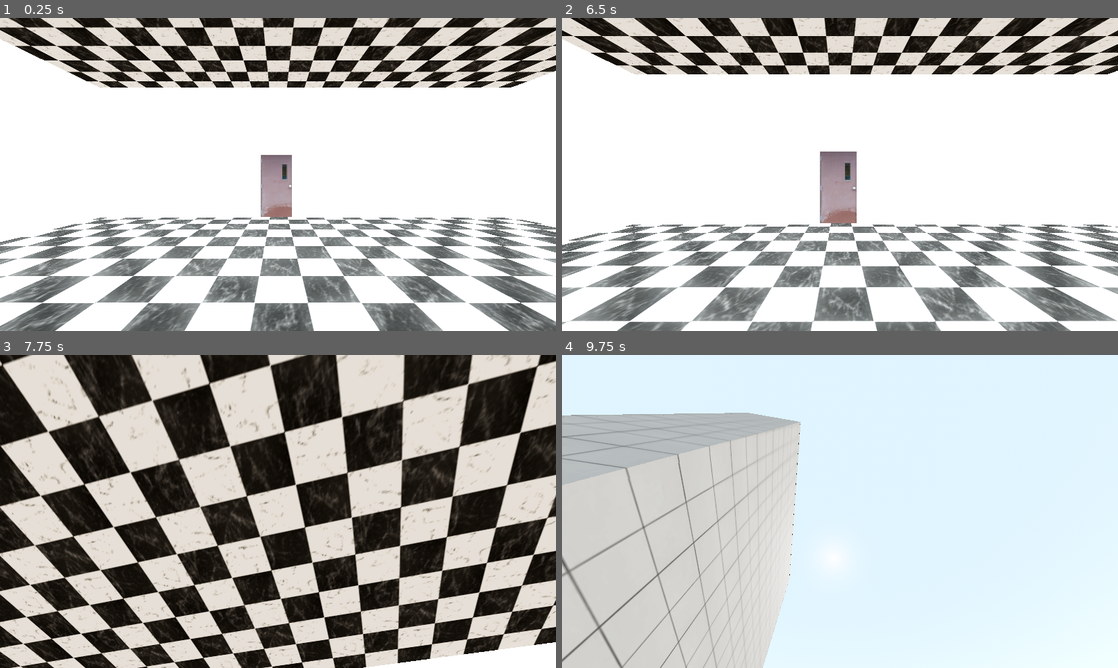
Above: before the commit, frames 1-4 (two rows, left to right).
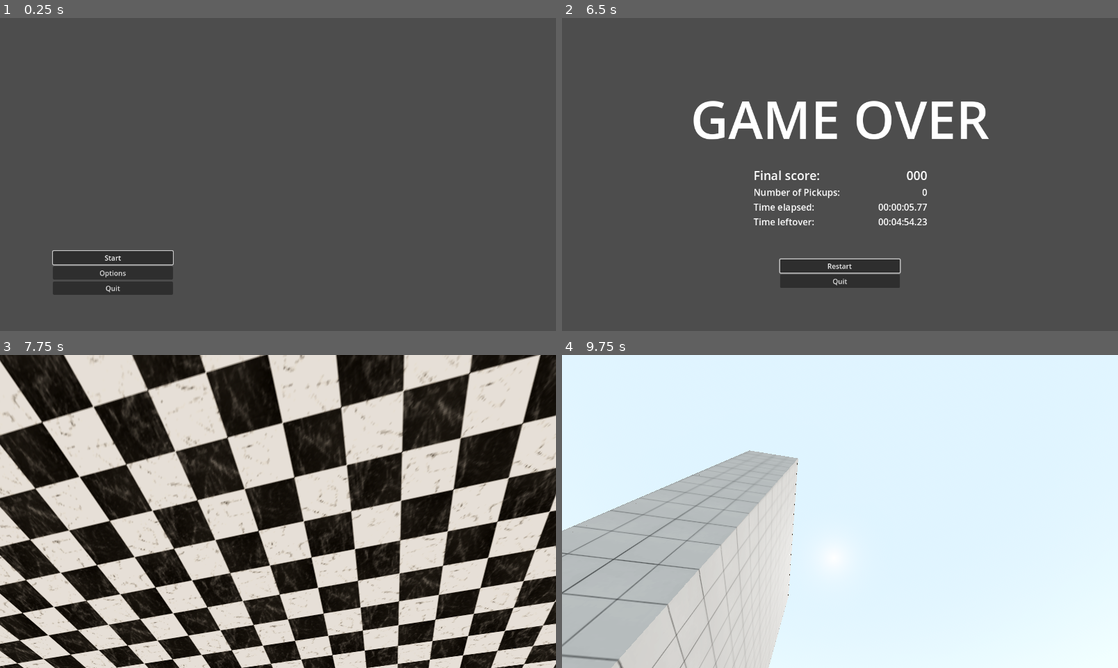
Above: after the commit, the same moments.

Repository: Bri0n/runrotgame
Game: Godot game, scene res://scenes/main_menu.tscn
Same seed, same stepped clock (60 frames per second), same inputs: the game is played once before the commit and once after it. Before the commit the project starts from res://scenes/main.tscn.
Inputs (mouse positions are in pixels of both pictures, inside the frame that each line leads up to):
- Up to frame 1 (0.25 s): no input
- Up to frame 2 (6.5 s): click (673, 259) at 0.5 s, where only the run after the commit has a clickable "Start"; tap Enter at 1.25, 4.25, 5.75 s; move the mouse to (867, 174) at 1.27 s; hold E (interact) 1.28-2.03 s; hold W (move_forward) from 1.28 s (still down); click (867, 174) at 1.42 s; tap Space (jump) at 1.52, 2.27, 3.5, 3.77, 4.52, 5, 5.27 s; move the mouse to (812, 174) at 2.02 s; tap P (noclip) at 2.1 s; click (812, 174) at 2.17 s; move the mouse to (851, 168) at 2.77 s; hold Shift (sprint) 2.78-3.53 s; click (851, 168) at 2.92 s; move the mouse to (834, 180) at 3.52 s; tap E (interact) at 3.6 s; click (834, 180) at 3.67 s; move the mouse to (878, 177) at 4.27 s; hold P (noclip) 4.28-5.03 s; click (878, 177) at 4.42 s; move the mouse to (795, 171) at 5.02 s; tap Shift (sprint) at 5.1 s; click (795, 171) at 5.17 s; move the mouse to (845, 174) at 5.77 s; hold E (interact) from 5.78 s (still down); click (845, 174) at 5.92 s
- Up to frame 3 (7.75 s): release W (move_forward) at 6.5 s; release E (interact) at 6.5 s; click (278, 602) at 6.5 s, where only the run after the commit has a clickable "Restart"; tap Space (jump) at 7.25, 7.52 s; move the mouse to (255, 505) at 7.27 s; hold D (move_right) from 7.28 s (still down); tap P (noclip) at 7.35 s; click (255, 505) at 7.42 s
- Up to frame 4 (9.75 s): move the mouse to (867, 511) at 8.02 s; release D (move_right) at 8.03 s; hold Shift (sprint) 8.03-8.78 s; hold W (move_forward) from 8.03 s (still down); click (867, 511) at 8.17 s; tap Space (jump) at 8.27, 9.02 s; move the mouse to (812, 511) at 8.77 s; tap E (interact) at 8.85 s; click (812, 511) at 8.92 s; move the mouse to (851, 505) at 9.52 s; hold P (noclip) from 9.53 s (still down); click (851, 505) at 9.67 s

The runs differ from the first frame. In frame 1, 97% of the frame differs, in the area x 0-100%, y 0-100%; in frame 2, 96%; in frame 3, 88%; in frame 4, 23%.

Commit message:
Game over screen, simple sistema de pickups

Diff:
--- a/project.godot
+++ b/project.godot
@@ -11,7 +11,7 @@
 [application]
 
 config/name="Runrot"
-run/main_scene="res://scenes/main.tscn"
+run/main_scene="uid://cw3o7gwynkyqn"
 config/features=PackedStringArray("4.4", "Mobile")
 config/icon="res://icon.svg"
 
--- a/scenes/chips_pickup.tscn
+++ b/scenes/chips_pickup.tscn
@@ -8,6 +8,7 @@
 
 [node name="chips_pickup" type="Area3D"]
 script = ExtResource("1_icdc7")
+points_given = 100
 
 [node name="chips" parent="." instance=ExtResource("1_k2004")]
 
--- /dev/null
+++ b/scenes/game_over.tscn
@@ -0,0 +1,132 @@
+[gd_scene load_steps=3 format=3 uid="uid://5tl3mx55ruij"]
+
+[ext_resource type="Script" uid="uid://dsvte8pcbftii" path="res://scripts/game_over_screen.gd" id="1_xeevv"]
+
+[sub_resource type="Theme" id="Theme_ieorl"]
+
+[node name="GameOver" type="Control"]
+layout_mode = 3
+anchors_preset = 15
+anchor_right = 1.0
+anchor_bottom = 1.0
+grow_horizontal = 2
+grow_vertical = 2
+script = ExtResource("1_xeevv")
+
+[node name="VBoxContainer" type="VBoxContainer" parent="."]
+layout_mode = 1
+anchors_preset = 7
+anchor_left = 0.5
+anchor_top = 1.0
+anchor_right = 0.5
+anchor_bottom = 1.0
+offset_left = -138.0
+offset_top = -165.09
+offset_right = 138.0
+offset_bottom = -64.09
+grow_horizontal = 2
+grow_vertical = 0
+theme = SubResource("Theme_ieorl")
+
+[node name="StartButton" type="Button" parent="VBoxContainer"]
+layout_mode = 2
+focus_neighbor_top = NodePath("../QuitButton")
+text = "Restart"
+
+[node name="QuitButton" type="Button" parent="VBoxContainer"]
+layout_mode = 2
+focus_neighbor_bottom = NodePath("../StartButton")
+text = "Quit"
+
+[node name="VBoxContainer2" type="VBoxContainer" parent="."]
+layout_mode = 1
+anchors_preset = 8
+anchor_left = 0.5
+anchor_top = 0.5
+anchor_right = 0.5
+anchor_bottom = 0.5
+offset_left = -199.26
+offset_top = 4.64499
+offset_right = 200.74
+offset_bottom = 102.645
+grow_horizontal = 2
+grow_vertical = 2
+theme = SubResource("Theme_ieorl")
+
+[node name="HBoxContainer4" type="HBoxContainer" parent="VBoxContainer2"]
+layout_mode = 2
+
+[node name="score_label" type="Label" parent="VBoxContainer2/HBoxContainer4"]
+layout_mode = 2
+size_flags_horizontal = 3
+theme_override_font_sizes/font_size = 28
+text = "Final score:"
+
+[node name="score_value" type="Label" parent="VBoxContainer2/HBoxContainer4"]
+layout_mode = 2
+size_flags_horizontal = 3
+theme_override_font_sizes/font_size = 28
+text = "05:00"
+horizontal_alignment = 2
+
+[node name="HBoxContainer3" type="HBoxContainer" parent="VBoxContainer2"]
+layout_mode = 2
+
+[node name="pickups_count_label" type="Label" parent="VBoxContainer2/HBoxContainer3"]
+layout_mode = 2
+size_flags_horizontal = 3
+theme_override_font_sizes/font_size = 21
+text = "Number of Pickups:"
+
+[node name="pickups_count_value" type="Label" parent="VBoxContainer2/HBoxContainer3"]
+layout_mode = 2
+size_flags_horizontal = 3
+theme_override_font_sizes/font_size = 21
+text = "05:00"
+horizontal_alignment = 2
+
+[node name="HBoxContainer" type="HBoxContainer" parent="VBoxContainer2"]
+layout_mode = 2
+
+[node name="time_elapsed_label" type="Label" parent="VBoxContainer2/HBoxContainer"]
+layout_mode = 2
+size_flags_horizontal = 3
+theme_override_font_sizes/font_size = 21
+text = "Time elapsed:"
+
+[node name="time_elapsed_value" type="Label" parent="VBoxContainer2/HBoxContainer"]
+layout_mode = 2
+size_flags_horizontal = 3
+theme_override_font_sizes/font_size = 21
+text = "05:00"
+horizontal_alignment = 2
+
+[node name="HBoxContainer2" type="HBoxContainer" parent="VBoxContainer2"]
+layout_mode = 2
+
+[node name="time_left_label" type="Label" parent="VBoxContainer2/HBoxContainer2"]
+layout_mode = 2
+size_flags_horizontal = 3
+theme_override_font_sizes/font_size = 21
+text = "Time leftover:"
+
+[node name="time_left_value" type="Label" parent="VBoxContainer2/HBoxContainer2"]
+layout_mode = 2
+size_flags_horizontal = 3
+theme_override_font_sizes/font_size = 21
+text = "05:00"
+horizontal_alignment = 2
+
+[node name="GameOverText" type="Label" parent="."]
+layout_mode = 1
+anchors_preset = 10
+anchor_right = 1.0
+offset_top = 149.0
+offset_bottom = 253.0
+grow_horizontal = 2
+theme_override_font_sizes/font_size = 120
+text = "GAME OVER"
+horizontal_alignment = 1
+
+[connection signal="pressed" from="VBoxContainer/StartButton" to="." method="_on_start_button_pressed"]
+[connection signal="pressed" from="VBoxContainer/QuitButton" to="." method="_on_quit_button_pressed"]
--- a/scenes/kill_zone.gd
+++ /dev/null
@@ -1,8 +0,0 @@
-extends Area3D
-
-func _on_body_entered(body: Node3D) -> void:
-	print("Player death")
-	call_deferred("_reload_scene")
-
-func _reload_scene():
-	get_tree().reload_current_scene()
--- a/scenes/kill_zone.tscn
+++ b/scenes/kill_zone.tscn
@@ -1,6 +1,6 @@
 [gd_scene load_steps=3 format=3 uid="uid://mq3toad3d1cf"]
 
-[ext_resource type="Script" uid="uid://coi78g705sc03" path="res://scenes/kill_zone.gd" id="1_sjto6"]
+[ext_resource type="Script" uid="uid://due23wa3ed5nf" path="res://scripts/kill_zone.gd" id="1_sjto6"]
 
 [sub_resource type="WorldBoundaryShape3D" id="WorldBoundaryShape3D_iyfr2"]
 
--- a/scripts/Camera.gd
+++ b/scripts/Camera.gd
@@ -5,7 +5,7 @@
 @export var mouse_sensitivity := 0.005
 @export var gamepad_sensitivity := 0.02
 
-var mouse_captured : bool = false
+var mouse_captured : bool = true
 var pitch: float = deg_to_rad(initial_pitch)
 
 func _process(delta: float) -> void:
--- a/scripts/GameManager.gd
+++ b/scripts/GameManager.gd
@@ -7,9 +7,41 @@
 var next_level_path : String
 var levels := []
 
+# Timer
+var counting_down : bool = false
+var remanining_time : float = 300.0
+var elapsed_time : float = 0.0
+
+# Pickups
+var pickups_count : int = 0
+var score : int = 0
+
 func _ready() -> void:
 	load_levels("res://scenes/levels/")
 	select_next_level()
+
+func _process(delta: float) -> void:
+	if counting_down:
+		remanining_time -= delta
+		elapsed_time += delta
+
+func start_game():
+	counting_down = true
+	Input.set_mouse_mode(Input.MOUSE_MODE_CAPTURED)
+
+func increase_remaining_time(increment_in_seconds : float):
+	remanining_time += increment_in_seconds
+
+func _on_timer_timeout():
+	end_game()
+
+func end_game():
+	Input.set_mouse_mode(Input.MOUSE_MODE_VISIBLE)
+	get_tree().change_scene_to_file("res://scenes/game_over.tscn")
+
+func process_pickup(points : int = 0):
+	pickups_count += 1
+	score += points
 
 func load_levels(folder_path: String):
 	var dir = DirAccess.open(folder_path)
--- a/scripts/Pickup.gd
+++ b/scripts/Pickup.gd
@@ -1,10 +1,13 @@
 extends Node3D
 
 @onready var animation_player: AnimationPlayer = $chips/AnimationPlayer
+
+@export var points_given : int = 0
 
 # Called when the node enters the scene tree for the first time.
 func _ready() -> void:
 	animation_player.play("idle")
 
 func _on_body_entered(body: Node3D) -> void:
+	GameManager.process_pickup(points_given)
 	queue_free()
--- /dev/null
+++ b/scripts/game_over_screen.gd
@@ -0,0 +1,47 @@
+extends Control
+
+var elapsed_time : float
+var remaining_time : float
+var pickups_count : int
+var final_score : int
+
+@onready var time_elapsed_value: Label = $VBoxContainer2/HBoxContainer/time_elapsed_value
+@onready var time_left_value: Label = $VBoxContainer2/HBoxContainer2/time_left_value
+@onready var pickups_count_value: Label = $VBoxContainer2/HBoxContainer3/pickups_count_value
+@onready var score_value: Label = $VBoxContainer2/HBoxContainer4/score_value
+
+# Called when the node enters the scene tree for the first time.
+func _ready() -> void:
+	$VBoxContainer/StartButton.grab_focus()
+	elapsed_time = GameManager.elapsed_time
+	remaining_time = GameManager.remanining_time
+	pickups_count = GameManager.pickups_count
+	final_score = GameManager.score
+	time_elapsed_value.text = _make_times_pretty(elapsed_time)
+	time_left_value.text = _make_times_pretty(remaining_time)
+	pickups_count_value.text = str(pickups_count)
+	score_value.text = _make_score_pretty(final_score)
+
+func _make_times_pretty(seconds : float):
+	var hours = int(seconds) / 3600
+	seconds = seconds - hours * 3600
+	var minutes = int(seconds) / 60
+	seconds = seconds - (minutes * 60)
+	return "%02d:%02d:%05.2f" % [hours, minutes, seconds]
+
+func _make_score_pretty(score : int):
+	var thousands = score / 1000
+	var hundreds = score - (thousands * 1000)
+	var pretty_score : String
+	if thousands > 0:
+		pretty_score = "%03d.%03d" % [thousands, hundreds]
+	else:
+		pretty_score = "%03d" % hundreds
+	return pretty_score
+
+func _on_start_button_pressed() -> void:
+	get_tree().change_scene_to_file("res://scenes/main.tscn")
+	GameManager.start_game()
+
+func _on_quit_button_pressed() -> void:
+	get_tree().quit()
--- a/scripts/kill_zone.gd
+++ b/scripts/kill_zone.gd
@@ -2,7 +2,7 @@
 
 func _on_body_entered(body: Node3D) -> void:
 	print("Player death")
-	call_deferred("_reload_scene")
+	call_deferred("_game_over")
 
-func _reload_scene():
-	get_tree().reload_current_scene()
+func _game_over():
+	GameManager.end_game()
--- a/scripts/main_menu.gd
+++ b/scripts/main_menu.gd
@@ -13,7 +13,7 @@
 
 func _on_start_button_pressed() -> void:
 	get_tree().change_scene_to_file("res://scenes/main.tscn")
-
+	GameManager.start_game()
 
 func _on_quit_button_pressed() -> void:
 	get_tree().quit()
Not shown, removed: scenes/kill_zone.gd.uid
Not shown, added: scripts/game_over_screen.gd.uid
